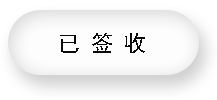
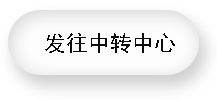
Layers edited between the first and the second (217, 100) image:
renamed "已 签 收" to "发往中转中心", painted on it over [45, 33, 175, 53]
